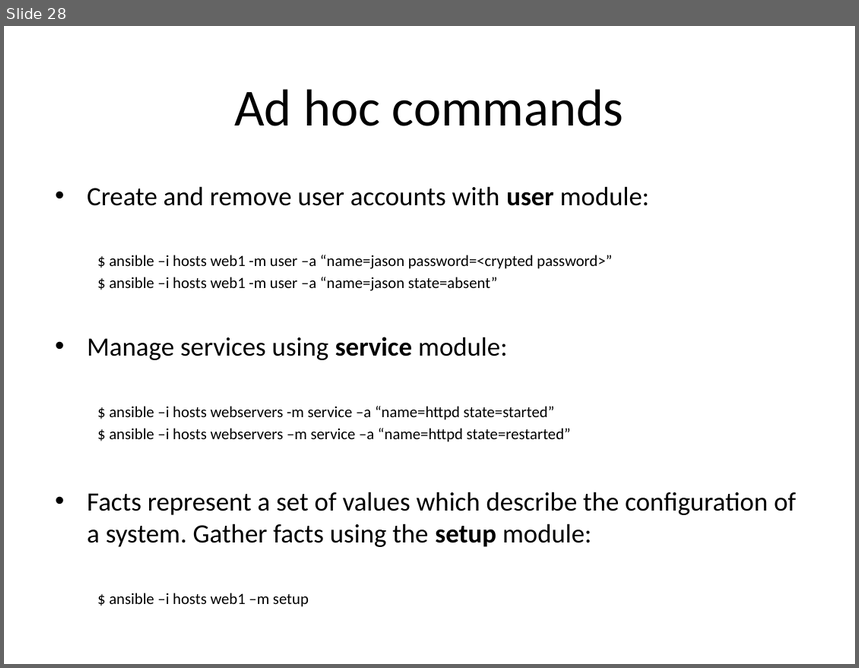
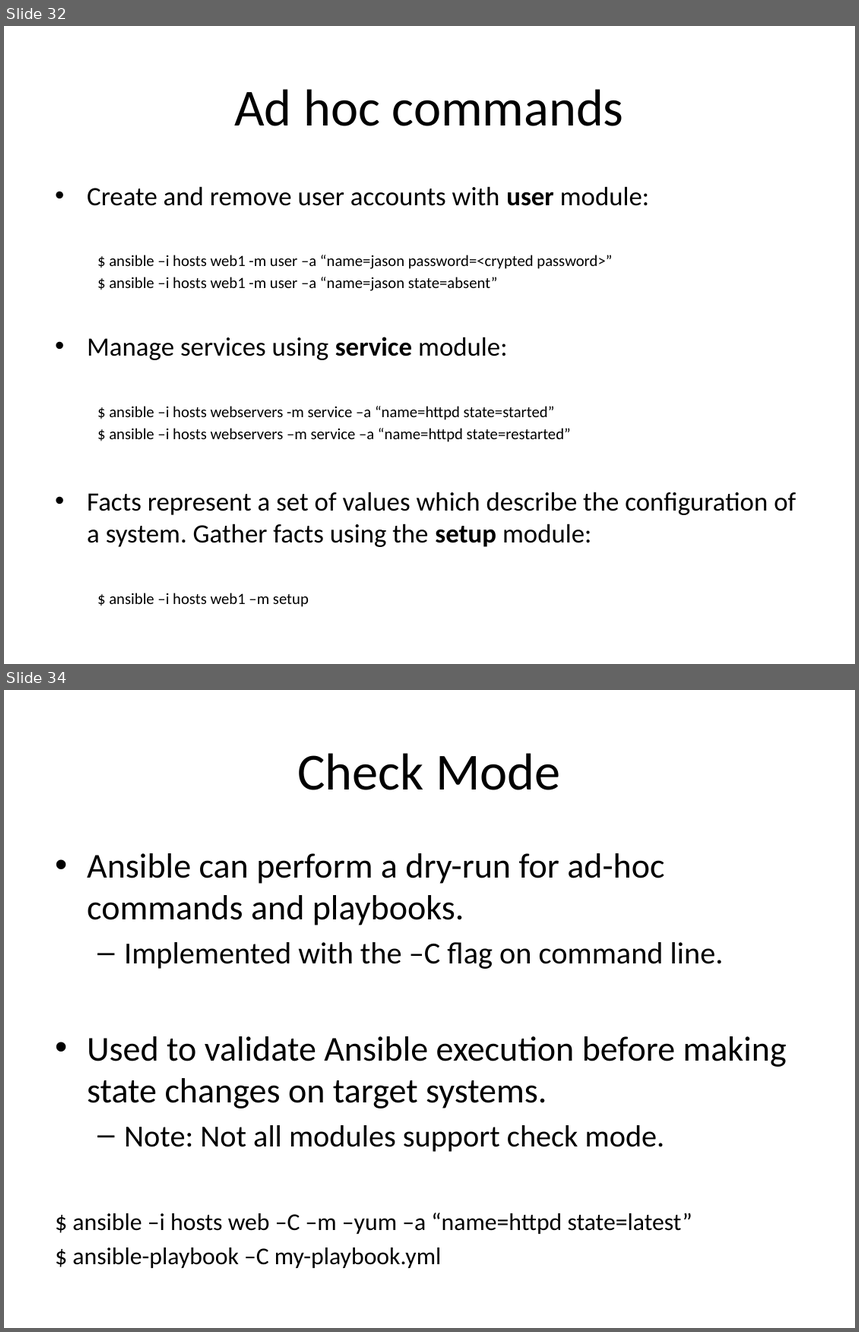
Before and after one commit to jasondbaker/infrastructure-class, a slide deck: lectures/infrastructure-week-10.pptx. Shown one above the other, each under a label of ours: slide 28 before the commit, slides 32 and 34 after it; the slides between them are not shown. The pictures are 859x668 and 859x1332 pixels, drawn with LibreOffice and Linux fonts; fonts in the diff are those of the drawing. Boxes give left, top, right and bottom in pixels: in the first picture for what was removed or moved away, otherwise in the second. Text is boxed around its words. In the diff, an @@ line names an element or a change of style, - is before the commit and + after.

```diff
--- a/lectures/infrastructure-week-10.pptx
+++ b/lectures/infrastructure-week-10.pptx
@@ slide 34 added at [4,690,855,1328], background #FFFFFF @@
@@ title added at [297,753,561,790], 44 pt, text #000000 @@
+Check Mode
@@ text added at [72,853,787,1268], 29.6 pt, text #000000 @@
+• Ansible can perform a dry-run for ad-hoc commands and playbooks.
+  – Implemented with the –C flag on command line.
+• Used to validate Ansible execution before making state changes on target systems.
+  – Note: Not all modules support check mode.
+$ ansible –i hosts web –C –m –yum –a “name=httpd state=latest”
+$ ansible-playbook –C my-playbook.yml
@@ what was slide 28 is now slide 32 @@
```
Also in this commit, not shown: 2 slides changed, 27 other slides added.
